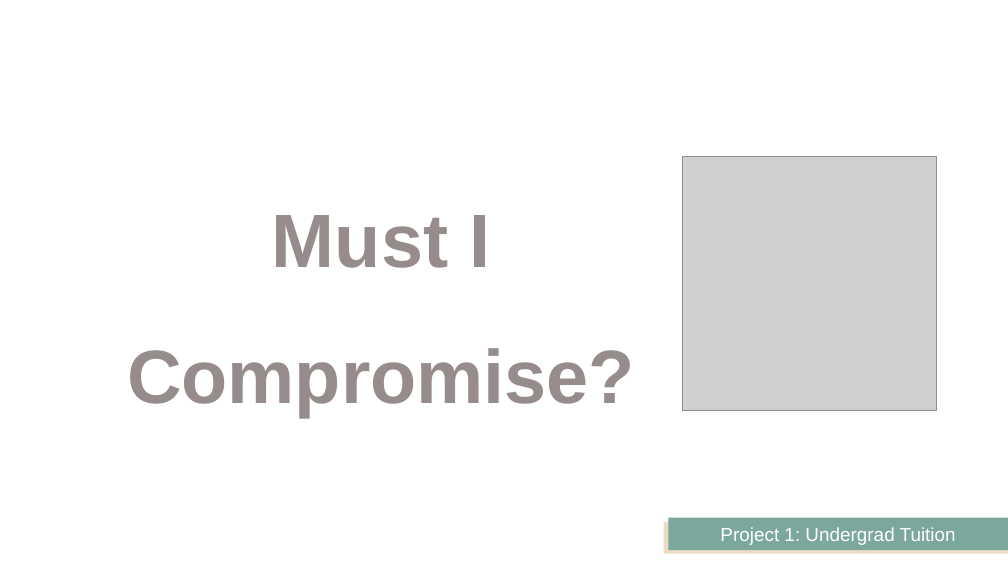
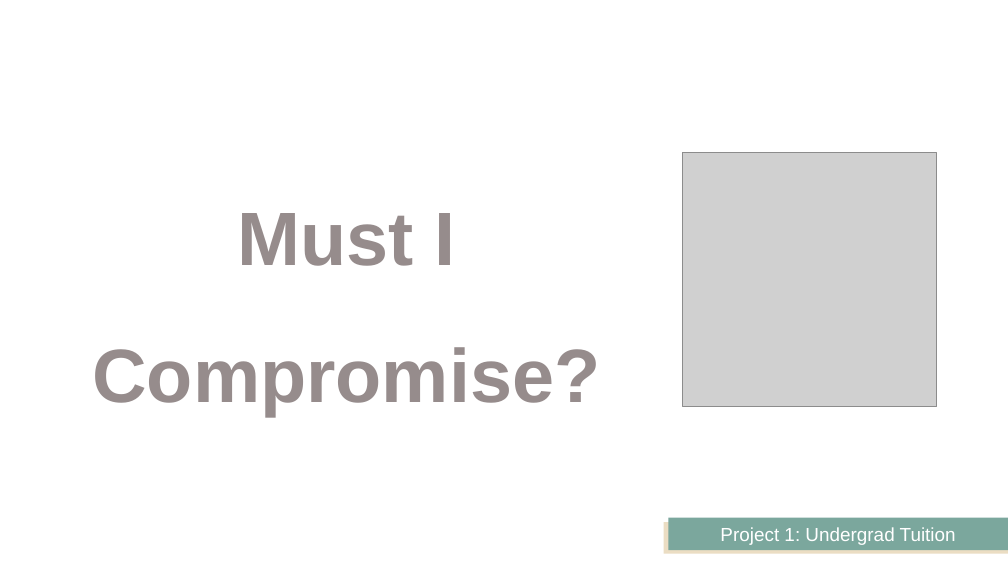
Before and after one commit to JeffPinegar/Proj1_undergraduate, a slide deck: slide 23 of Presentation/Getting Started.pptx (slide 18 before the commit). Drawn at 1008x567 pixels with LibreOffice and Linux fonts; fonts in the diff are those of the drawing; grey boxes stand for pictures. Boxes give left, top, right and bottom in pixels: in the first picture for what was removed or moved away, otherwise in the second. Text is boxed around its words. In the diff, an @@ line names an element or a change of style, - is before the commit and + after.

```diff
--- a/Presentation/Getting Started.pptx
+++ b/Presentation/Getting Started.pptx
@@ text "Must I Compromise?": place and size @@
-text "Must I Compromise?" at [127,215,635,417]
+text "Must I Compromise?" at [92,213,600,416]
@@ picture: place and size @@
-picture at [683,157,937,411]
+picture at [683,153,937,407]
```
Also in this commit, not shown: 13 other slides changed, 9 slides added, 4 slides removed, 17 other files.
